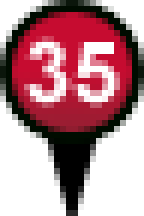
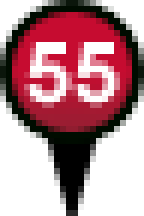
Layered file, before and after one edit (144 x 216). Changes by layer:
painted on "• 6" over [24, 36, 72, 108]
